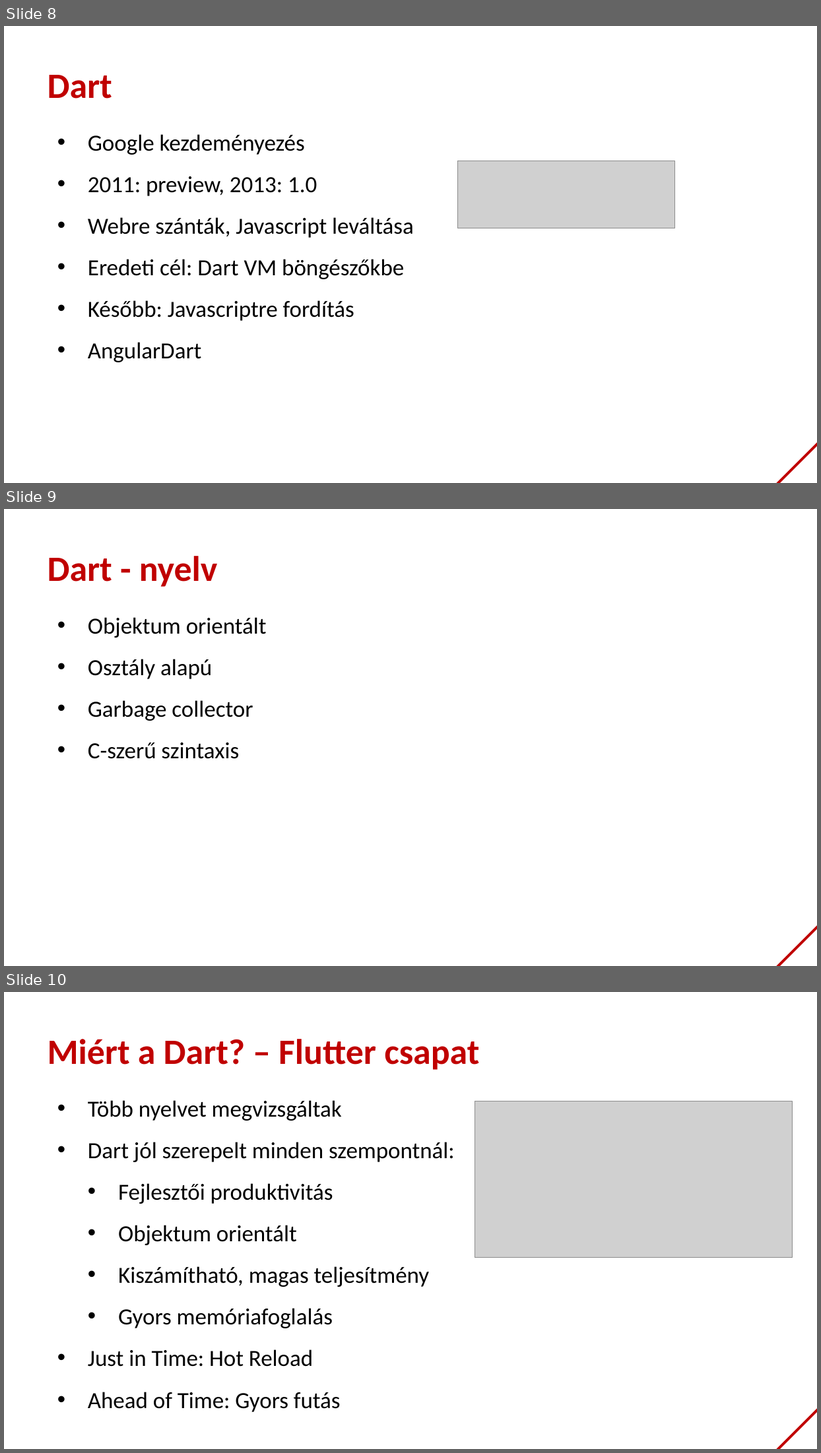
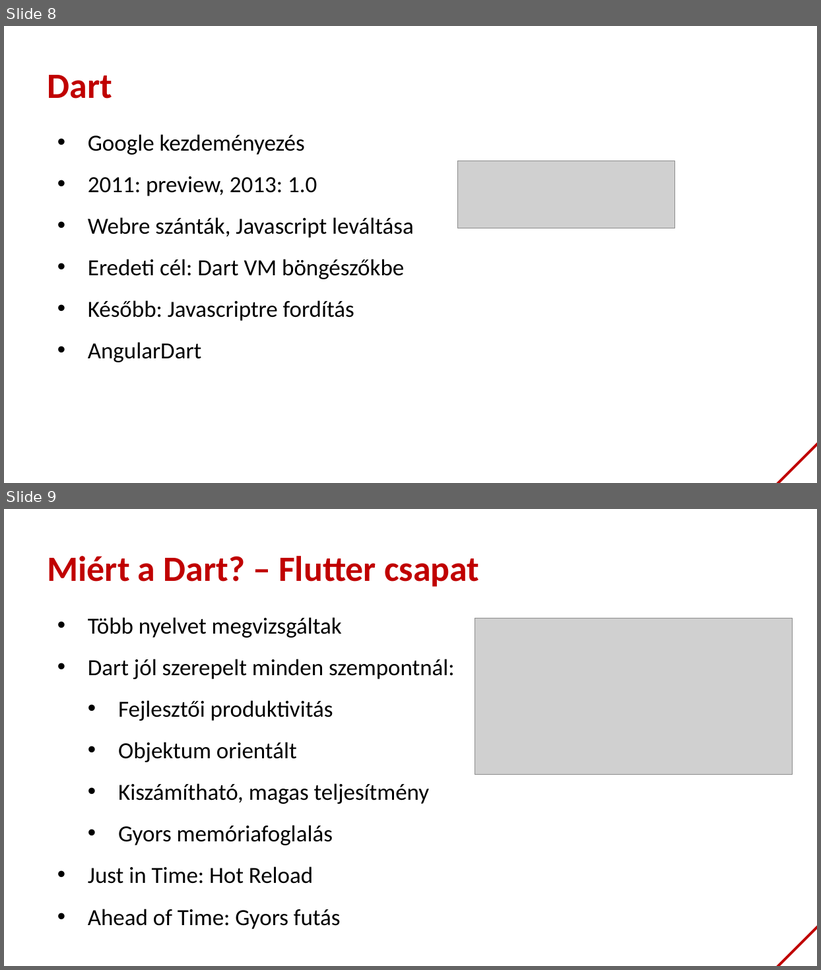
Before and after one commit to bmeaut/VIAUAV45, a slide deck: extras/lecture_01_2021.pptx. Shown one above the other, each under a label of ours: slides 8, 9 and 10 before the commit, slides 8 and 9 after it. The pictures are 821x1453 and 821x970 pixels, drawn with LibreOffice and Linux fonts; fonts in the diff are those of the drawing; grey boxes stand for pictures; background and template pictures are left out. Boxes give left, top, right and bottom in pixels: in the first picture for what was removed or moved away, otherwise in the second. Text is boxed around its words. In the diff, an @@ line names an element or a change of style, - is before the commit and + after.

Commit message:
Add extra slides about Dart

```diff
--- a/extras/lecture_01_2021.pptx
+++ b/extras/lecture_01_2021.pptx
@@ slide 9 removed at (4, 509, 817, 966), background #FFFFFF; not listed: 1 template element that a slide beside it also shows @@
@@ text removed at (48, 556, 218, 587) @@
-Dart - nyelv
@@ text removed at (88, 617, 267, 759) @@
-• Objektum orientált
-• Osztály alapú
-• Garbage collector
-• C-szerű szintaxis
@@ what was slide 10 is now slide 9 @@
```
Also in this commit, not shown: 1 slide changed, 31 slides added.
